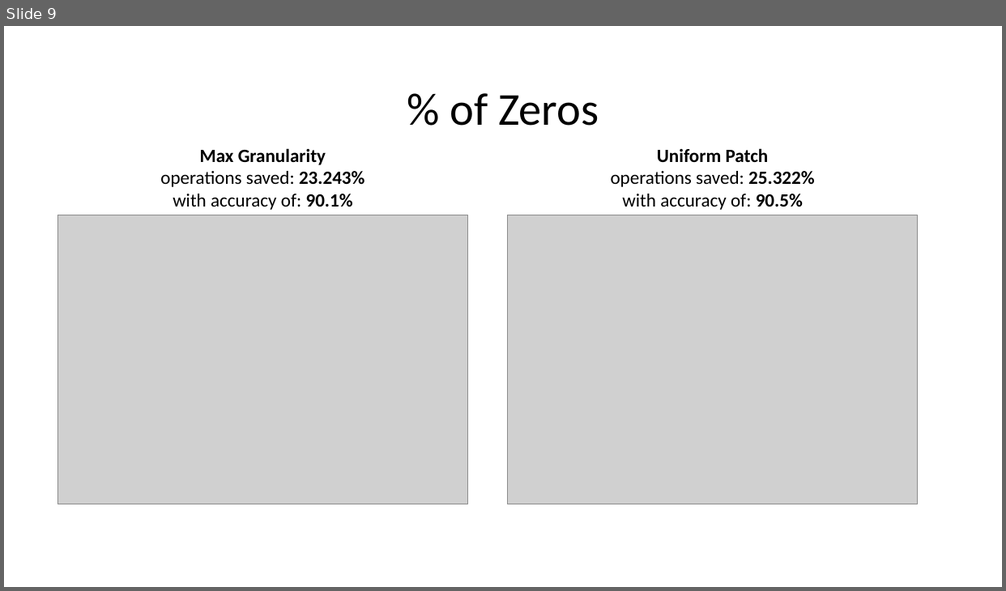
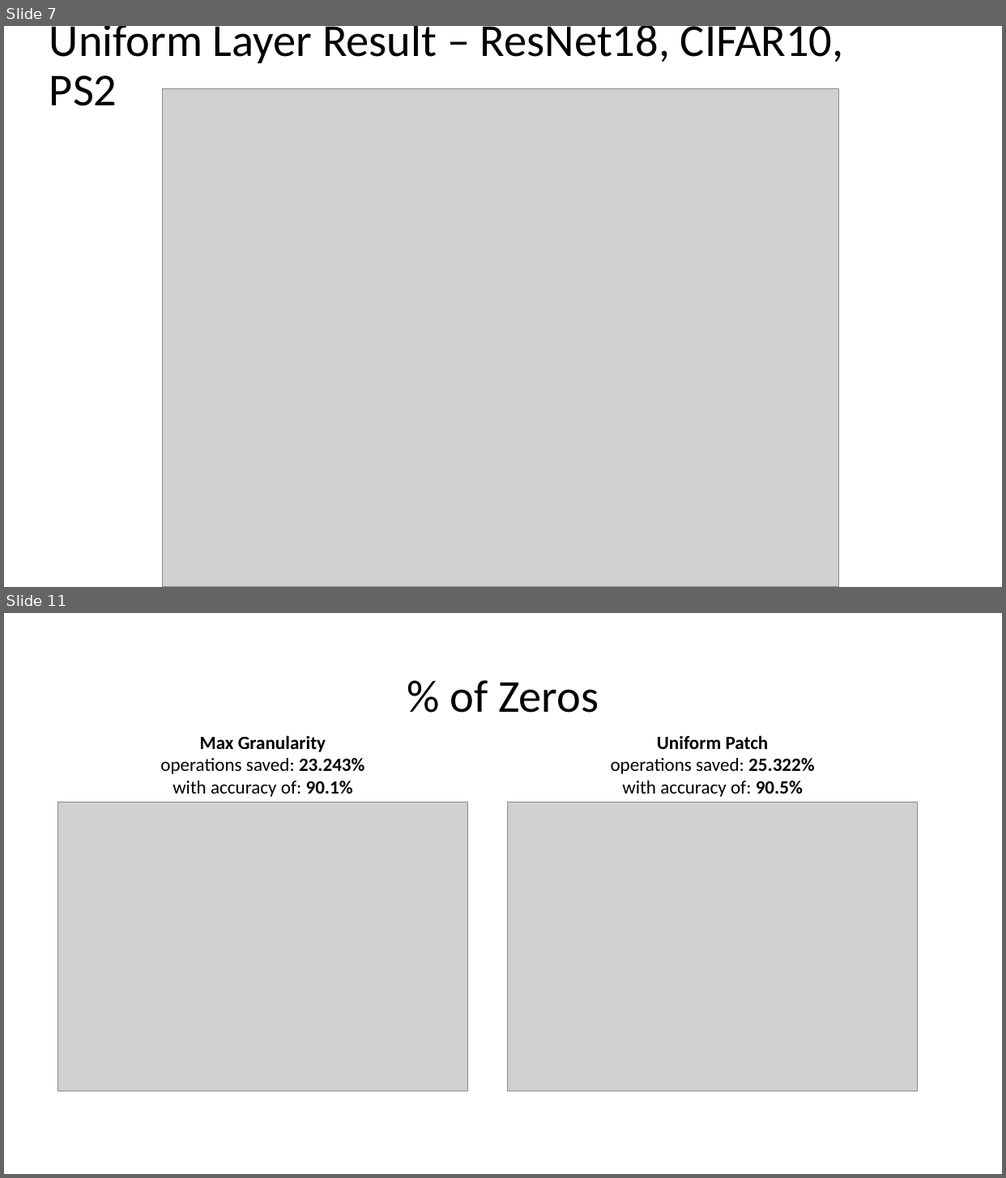
Before and after one commit to Mano-Man/Proj2, a slide deck: doc/Presentations/Results_Masks.pptx. Shown one above the other, each under a label of ours: slide 9 before the commit, slides 7 and 11 after it; the slides between them are not shown. The pictures are 1006x591 and 1006x1178 pixels, drawn with LibreOffice and Linux fonts; fonts in the diff are those of the drawing; grey boxes stand for pictures. Boxes give left, top, right and bottom in pixels: in the first picture for what was removed or moved away, otherwise in the second. Text is boxed around its words. In the diff, an @@ line names an element or a change of style, - is before the commit and + after.

Commit message:
more results, small fix in PQ

```diff
--- a/doc/Presentations/Results_Masks.pptx
+++ b/doc/Presentations/Results_Masks.pptx
@@ slide 7 added at box(4, 26, 1002, 587), background #FFFFFF @@
@@ title added at box(49, 26, 844, 106), 44 pt, text #000000 @@
+Uniform Layer Result – ResNet18, CIFAR10, PS2
@@ picture added at box(163, 89, 839, 587) @@
@@ what was slide 9 is now slide 11 @@
```
Also in this commit, not shown: 4 slides changed, 5 other slides added, 8 other files.
